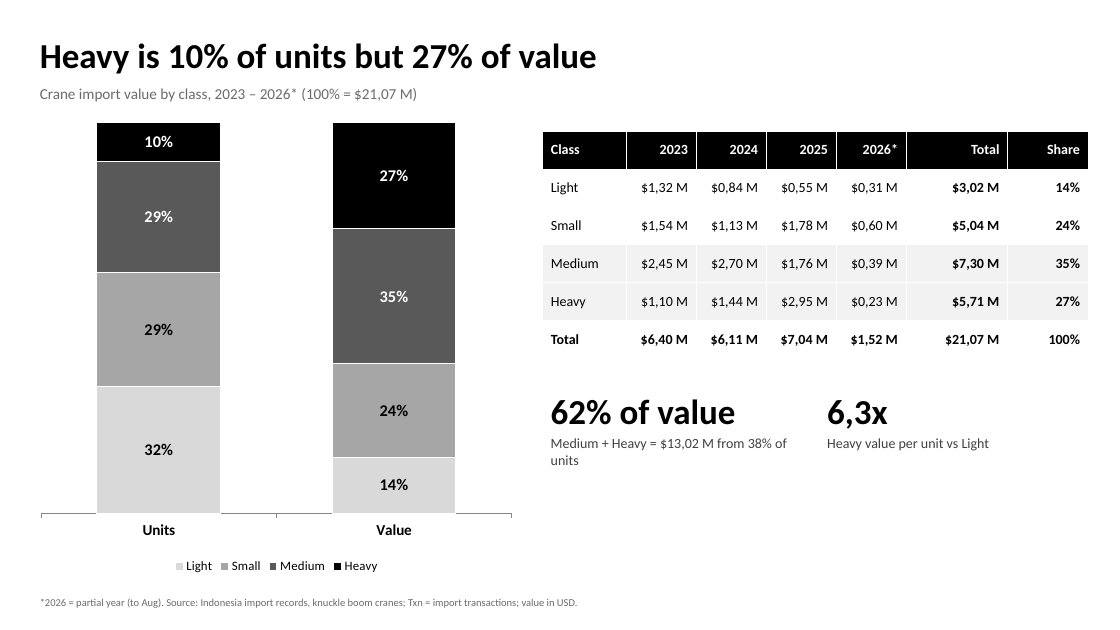
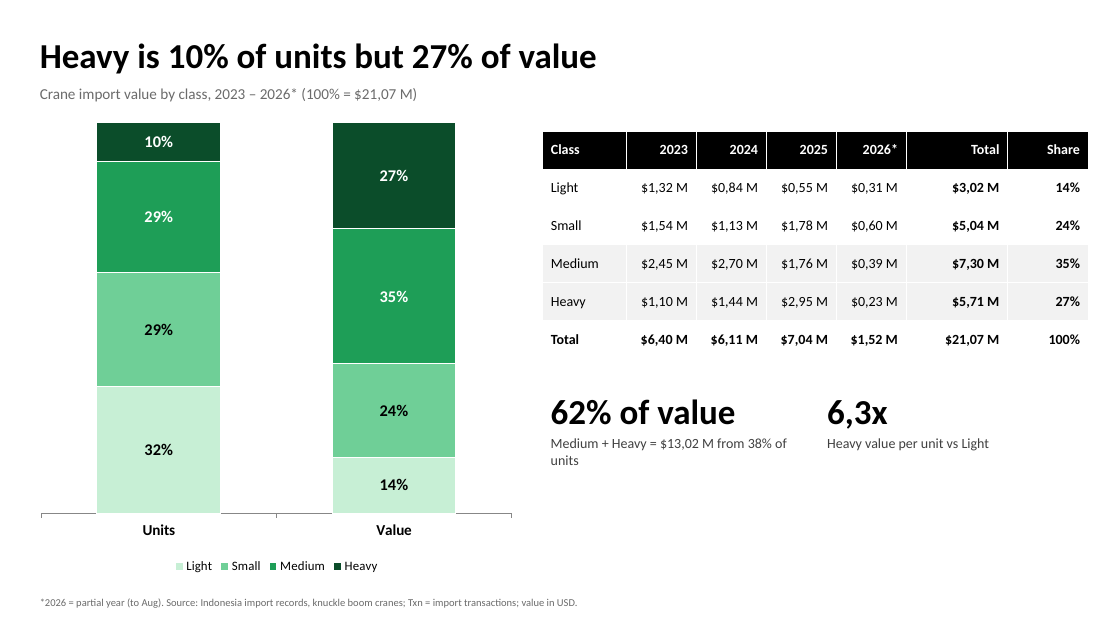
Before and after one commit to Godson7777/6month, a slide deck: slide 2 of nedp_deck/QTY_vs_Value_2slides.pptx. Drawn at 1120x630 pixels with LibreOffice and Linux fonts; fonts in the diff are those of the drawing. Boxes give left, top, right and bottom in pixels: in the first picture for what was removed or moved away, otherwise in the second. Text is boxed around its words. In the diff, an @@ line names an element or a change of style, - is before the commit and + after.

```diff
--- a/nedp_deck/QTY_vs_Value_2slides.pptx
+++ b/nedp_deck/QTY_vs_Value_2slides.pptx
@@ column stacked 100% chart at (32,113,522,577) @@
@@ colour of Light #D9D9D9 to #C7EFD5 @@
@@ colour of Small #A6A6A6 to #6FCF97 @@
@@ colour of Medium #595959 to #1E9E57 @@
@@ colour of Heavy #000000 to #0B4D2A @@
```
Also in this commit, not shown: 1 other slide changed, 1 other file.
